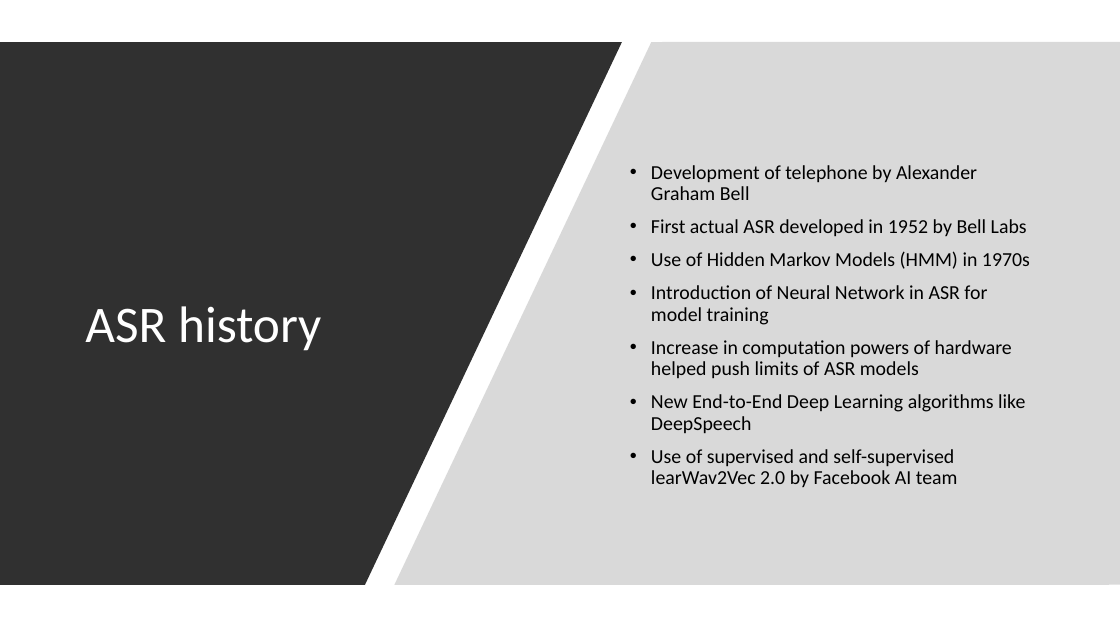
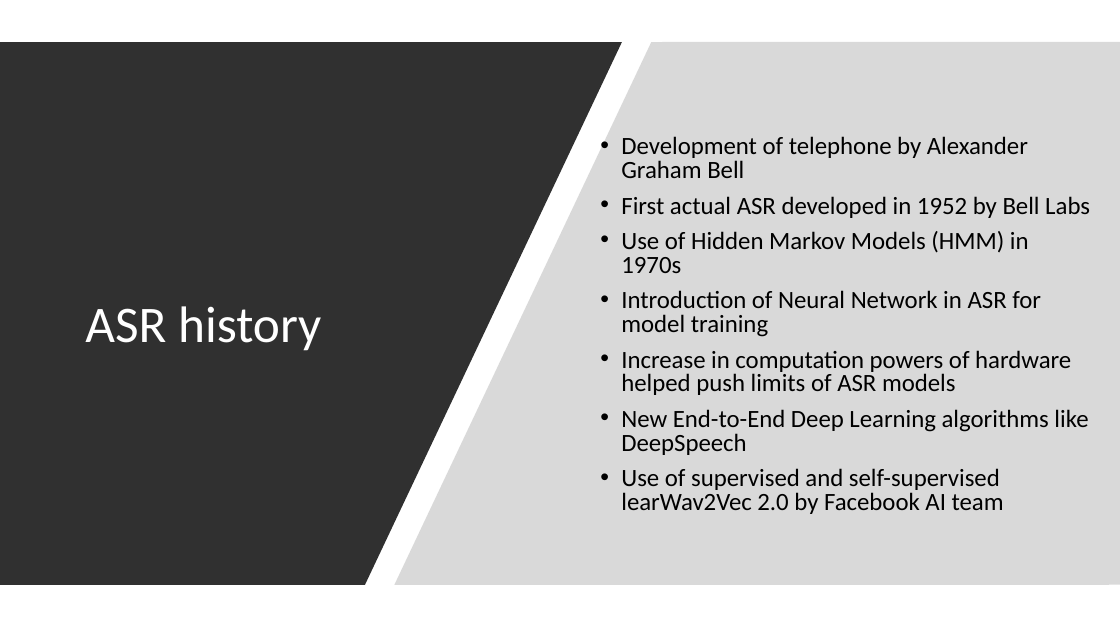
Before and after one commit to Noskid1999/FPP_NepaliASR, a slide deck: slide 8 of ProductPresentation.pptx. Drawn at 1120x630 pixels with LibreOffice and Linux fonts; fonts in the diff are those of the drawing. Boxes give left, top, right and bottom in pixels: in the first picture for what was removed or moved away, otherwise in the second. Text is boxed around its words. In the diff, an @@ line names an element or a change of style, - is before the commit and + after.

```diff
--- a/ProductPresentation.pptx
+++ b/ProductPresentation.pptx
@@ text "Development of telephone by Alexander ...": place and size @@
-text "Development of telephone by Alexander ..." at bbox=[651, 165, 1030, 487]
+text "Development of telephone by Alexander ..." at bbox=[621, 136, 1090, 514]
@@ text "Development of telephone by Alexander ..." at bbox=[621, 136, 1090, 514]: size 17 to 21.2 pt; line spacing 0.9 to 0.8 @@
```
Also in this commit, not shown: 2 other slides changed, 8 slides added, 3 other files.
